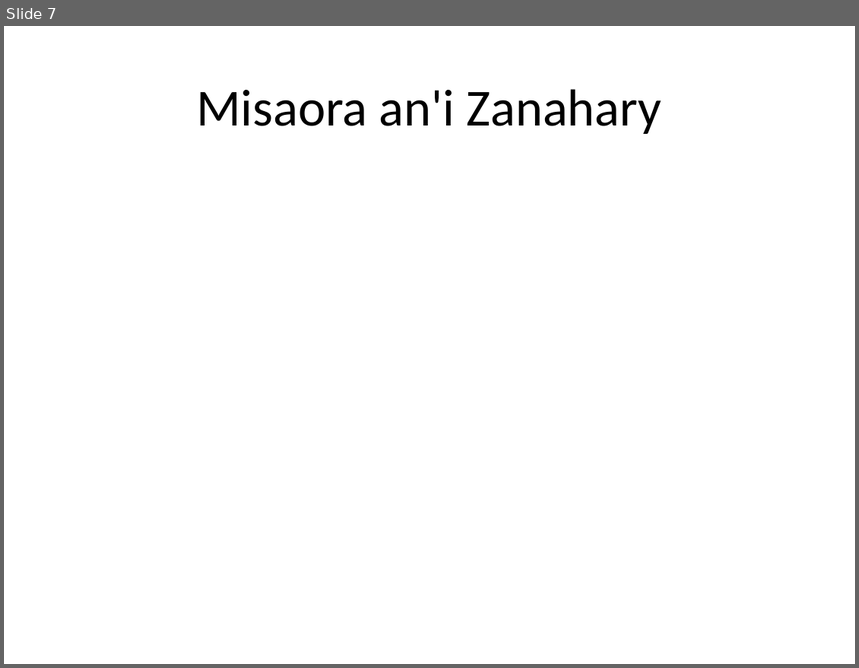
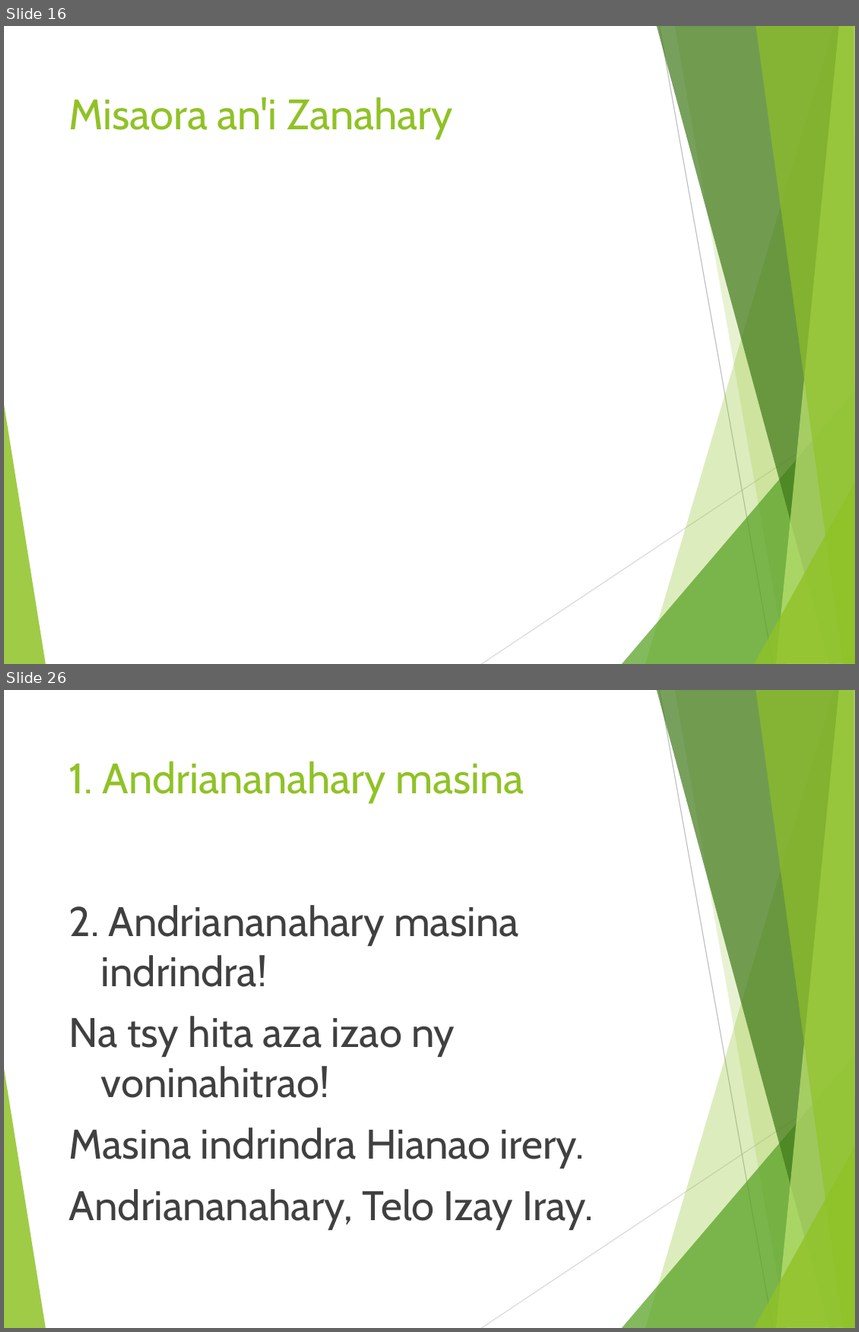
Before and after one commit to jojoX94/Powerpoint-cli--Python, a slide deck: chants.pptx. Shown one above the other, each under a label of ours: slide 7 before the commit, slides 16 and 26 after it; the slides between them are not shown. The pictures are 859x668 and 859x1332 pixels, drawn with LibreOffice and Linux fonts; fonts in the diff are those of the drawing. Boxes give left, top, right and bottom in pixels: in the first picture for what was removed or moved away, otherwise in the second. Text is boxed around its words. In the diff, an @@ line names an element or a change of style, - is before the commit and + after.

Commit message:
Apply default theme in powerpoint  to presentation

```diff
--- a/chants.pptx
+++ b/chants.pptx
@@ slide 26 added at [4, 690, 855, 1328], background #FFFFFF; not listed: 10 template elements that a slide beside it also shows @@
@@ title added at [69, 761, 525, 802], 36 pt, text #90C226 @@
+1. Andriananahary masina
@@ text added at [69, 905, 594, 1230], 35 pt, text #404040 @@
+2. Andriananahary masina indrindra!
+Na tsy hita aza izao ny voninahitrao!
+Masina indrindra Hianao irery.
+Andriananahary, Telo Izay Iray.
@@ what was slide 7 is now slide 16 @@
@@ slide 16 changed as well @@
@@ title "Misaora an'i Zanahary": place and size @@
-title "Misaora an'i Zanahary" at [196, 89, 662, 134]
+title "Misaora an'i Zanahary" at [69, 97, 453, 138]
@@ title "Misaora an'i Zanahary" at [69, 97, 453, 138]: size 44 to 36 pt, font Calibri to Cabin, text colour #000000 to #90C226; alignment centre to left; vertical alignment middle to top @@
@@ group added at [4, 26, 855, 664]: 8 freeform shapes, 2 lines @@
```
Also in this commit, not shown: 13 other slides changed, 22 other slides added, 3 other files.
